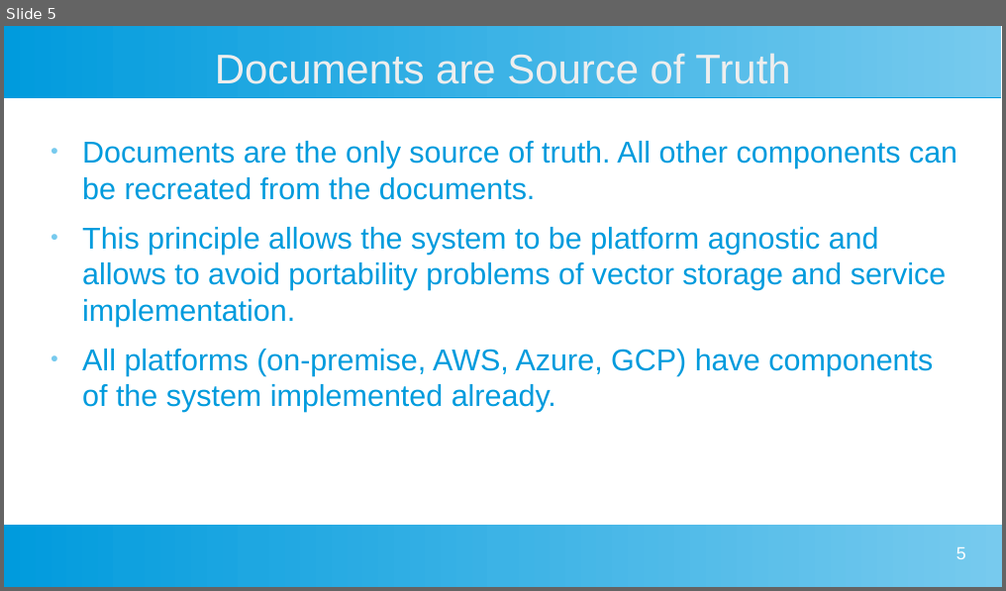
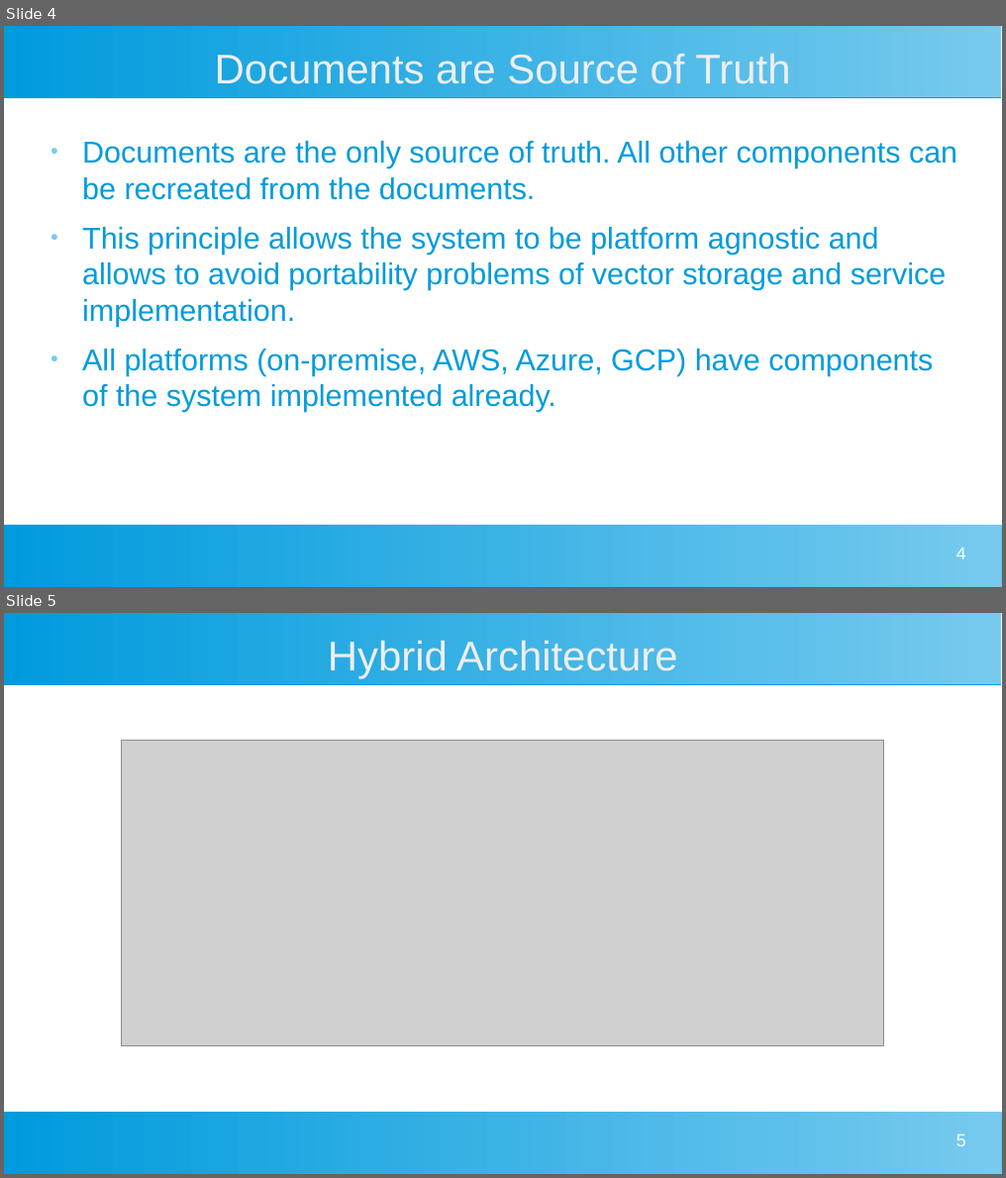
Before and after one commit to DarlowieTechnology/a_bridge_too_far, a slide deck: webapp/indexer/Indexer Architecture.pptx. Shown one above the other, each under a label of ours: slide 5 before the commit, slides 4 and 5 after it. The pictures are 1006x591 and 1006x1178 pixels, drawn with LibreOffice and Linux fonts; fonts in the diff are those of the drawing; grey boxes stand for pictures. Boxes give left, top, right and bottom in pixels: in the first picture for what was removed or moved away, otherwise in the second. Text is boxed around its words. In the diff, an @@ line names an element or a change of style, - is before the commit and + after.

```diff
--- a/webapp/indexer/Indexer Architecture.pptx
+++ b/webapp/indexer/Indexer Architecture.pptx
@@ slide 5 added at (x1=4, y1=613, x2=1002, y2=1174), background #FFFFFF; not listed: 2 template elements that a slide beside it also shows @@
@@ title added at (x1=328, y1=640, x2=677, y2=679), 33 pt, text #EEEEEE @@
+Hybrid Architecture
@@ picture added at (x1=122, y1=740, x2=884, y2=1047) @@
@@ page number added at (x1=956, y1=1135, x2=966, y2=1147), 14 pt, text #FFFFFF @@
+5
@@ what was slide 5 is now slide 4 @@
@@ page number at (x1=956, y1=548, x2=966, y2=560): text changed @@
-5
+4
```
Also in this commit, not shown: 1 slide changed, 1 other slide added, 5 slides removed, 18 other files.
